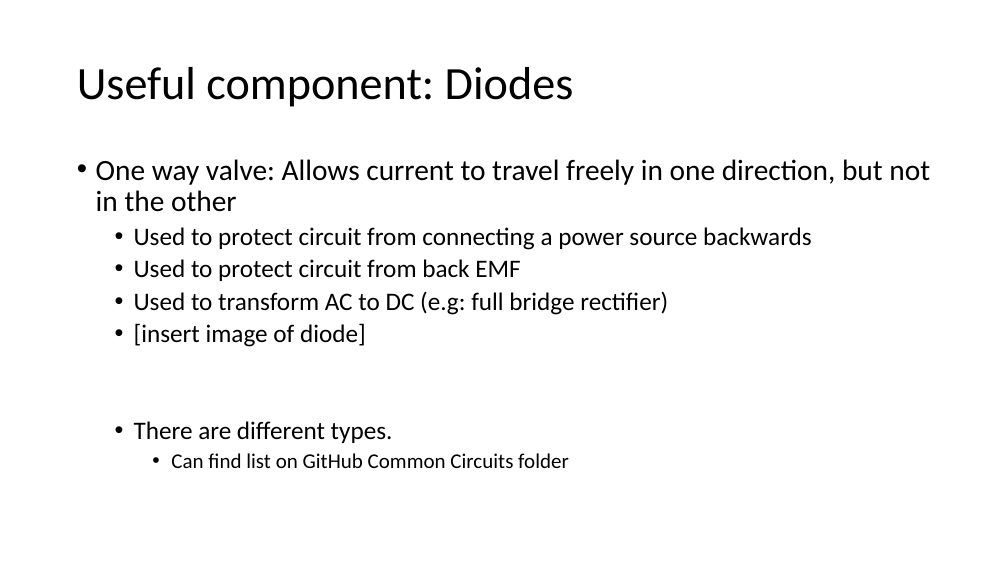
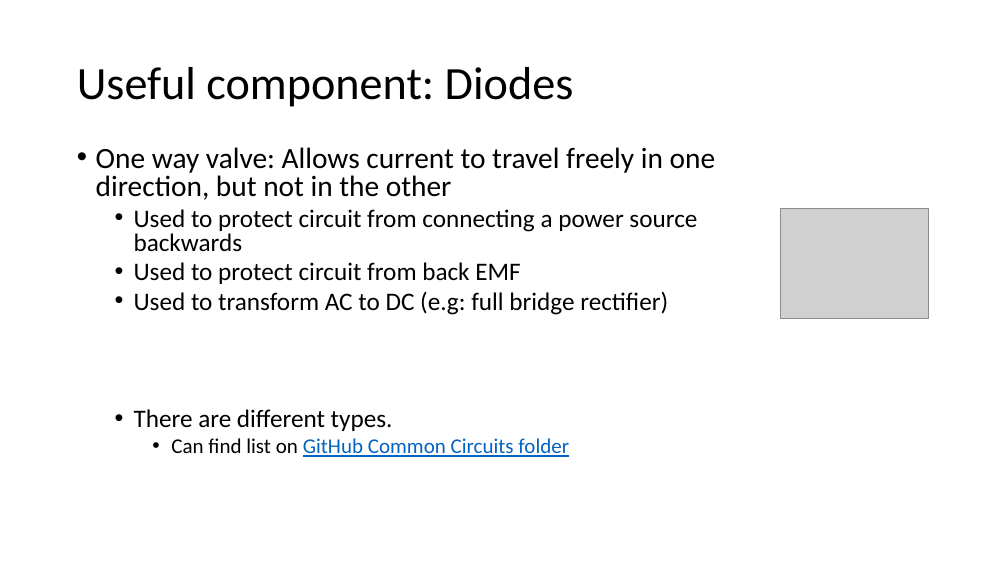
Before and after one commit to Runtime-Learner/McGill-BattleBots-Club, a slide deck: slide 11 of ECSE/Workshop-1/workshop1.pptx (slide 9 before the commit). Drawn at 1008x567 pixels with LibreOffice and Linux fonts; fonts in the diff are those of the drawing; grey boxes stand for pictures. Boxes give left, top, right and bottom in pixels: in the first picture for what was removed or moved away, otherwise in the second. Text is boxed around its words. In the diff, an @@ line names an element or a change of style, - is before the commit and + after.

Commit message:
Adding images to Workshop 1. Deleting extra files.

```diff
--- a/ECSE/Workshop-1/workshop1.pptx
+++ b/ECSE/Workshop-1/workshop1.pptx
@@ text "One way valve: Allows current ...": place and size @@
-text "One way valve: Allows current ..." at box(96, 159, 930, 468)
+text "One way valve: Allows current ..." at box(96, 147, 715, 457)
@@ text "One way valve: Allows current ..." at box(96, 147, 715, 457): text colour #000000 to #0563C1, underline on in "GitHub Common Circuits folder"; line spacing 0.9 to 0.8 @@
@@ picture added at box(781, 208, 929, 318) @@
@@ text at box(134, 323, 366, 347): paragraph removed @@
-  • [insert image of diode]
```
Also in this commit, not shown: 4 other slides changed, 2 slides added, 4 other files.
